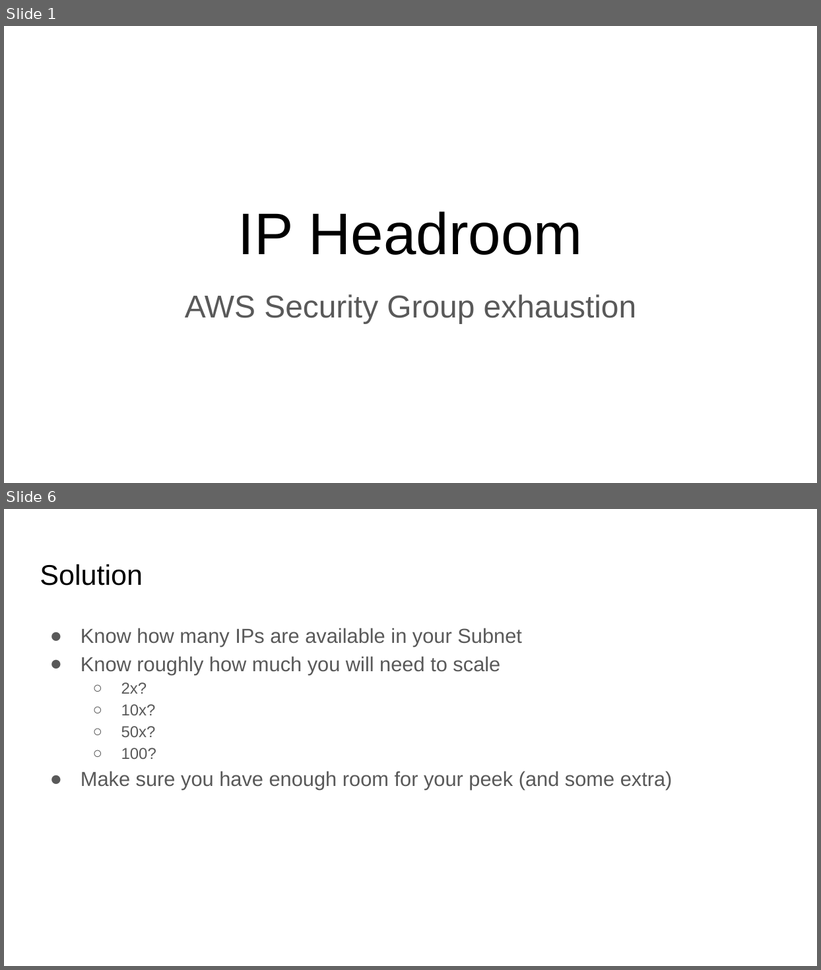
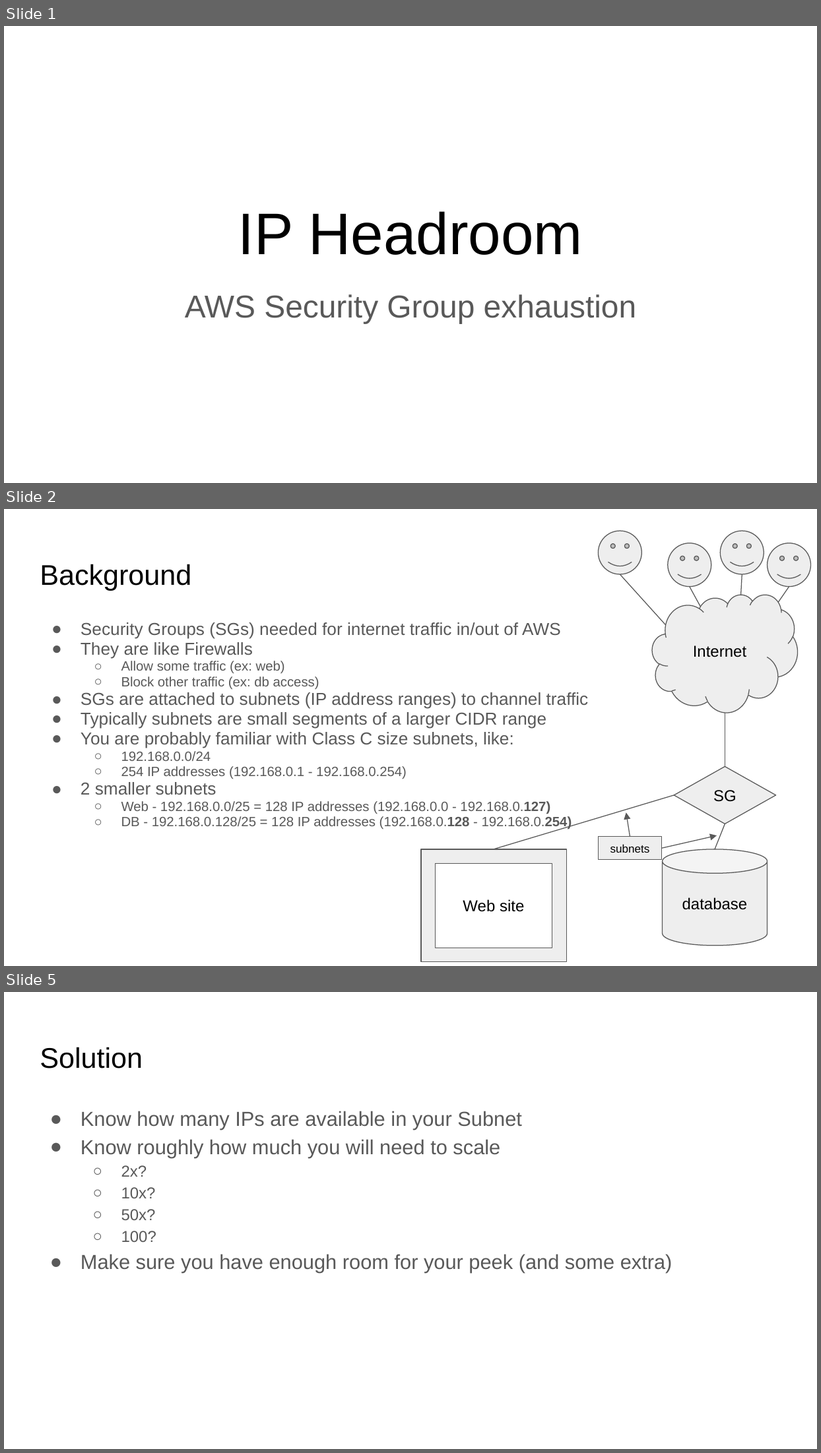
Before and after one commit to davidkshepherd/IPHeadroom, a slide deck: DKShepherd - Python Class Project.pptx. Shown one above the other, each under a label of ours: slides 1 and 6 before the commit, slides 1, 2 and 5 after it; the slides between them are not shown. The pictures are 821x970 and 821x1453 pixels, drawn with LibreOffice and Linux fonts; fonts in the diff are those of the drawing. Boxes give left, top, right and bottom in pixels: in the first picture for what was removed or moved away, otherwise in the second. Text is boxed around its words. In the diff, an @@ line names an element or a change of style, - is before the commit and + after.

```diff
--- a/DKShepherd - Python Class Project.pptx
+++ b/DKShepherd - Python Class Project.pptx
@@ slide 2 added at (x1=4, y1=509, x2=817, y2=966), background #FFFFFF @@
@@ smiley face added at (x1=599, y1=531, x2=642, y2=575), fill #EEEEEE, outline #595959 0.75 pt @@
@@ smiley face added at (x1=667, y1=543, x2=712, y2=587), fill #EEEEEE, outline #595959 0.75 pt @@
@@ smiley face added at (x1=720, y1=531, x2=764, y2=575), fill #EEEEEE, outline #595959 0.75 pt @@
@@ smiley face added at (x1=768, y1=543, x2=811, y2=587), fill #EEEEEE, outline #595959 0.75 pt @@
@@ title added at (x1=40, y1=564, x2=191, y2=590), 25.2 pt, text #000000 @@
+Background
@@ line added from (620, 574) to (673, 632), #595959 0.75 pt @@
@@ line added from (690, 587) to (708, 620), #595959 0.75 pt @@
@@ line added from (743, 574) to (739, 624), #595959 0.75 pt @@
@@ line added from (789, 587) to (768, 617), #595959 0.75 pt @@
@@ cloud added at (x1=652, y1=594, x2=797, y2=712), fill #EEEEEE, outline #595959 0.75 pt, 14 pt, text #000000 @@
+Internet
@@ text added at (x1=81, y1=623, x2=589, y2=830), 15.3 pt, text #595959 @@
+● Security Groups (SGs) needed for internet traffic in/out of AWS
+● They are like Firewalls
+  ○ Allow some traffic (ex: web)
+  ○ Block other traffic (ex: db access)
+● SGs are attached to subnets (IP address ranges) to channel traffic
+● Typically subnets are small segments of a larger CIDR range
+● You are probably familiar with Class C size subnets, like:
+  ○ 192.168.0.0/24
+  ○ 254 IP addresses (192.168.0.1 - 192.168.0.254)
+● 2 smaller subnets
+  ○ Web - 192.168.0.0/25 = 128 IP addresses (192.168.0.0 - 192.168.0.127)
+  ○ DB - 192.168.0.128/25 = 128 IP addresses (192.168.0.128 - 192.168.0.254)
@@ line added from (725, 767) to (725, 712), #595959 0.75 pt @@
@@ diamond added at (x1=674, y1=767, x2=776, y2=824), fill #EEEEEE, outline #595959 0.75 pt, 14 pt, text #000000 @@
+SG
@@ line added from (494, 850) to (674, 795), #595959 0.75 pt @@
@@ arrow added from (630, 836) to (626, 813), #595959 0.75 pt @@
@@ line added from (725, 824) to (715, 850), #595959 0.75 pt @@
@@ rectangle added at (x1=599, y1=836, x2=662, y2=860), fill #EEEEEE, outline #595959 0.75 pt, 10 pt, text #000000 @@
+subnets
@@ arrow added from (662, 848) to (717, 836), #595959 0.75 pt @@
@@ frame added at (x1=421, y1=850, x2=567, y2=962), fill #EEEEEE, outline #595959 0.75 pt, 14 pt, text #000000 @@
+Web site
@@ cylinder added at (x1=663, y1=850, x2=768, y2=947), fill #EEEEEE, outline #595959 0.75 pt, 14 pt, text #000000 @@
+database
@@ what was slide 6 is now slide 5 @@
```
Also in this commit, not shown: 4 slides changed.
